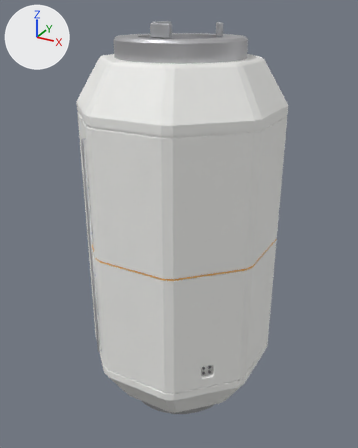
The glTF model models/station/ax_station_02_compact_hab.glb, before and after one commit.
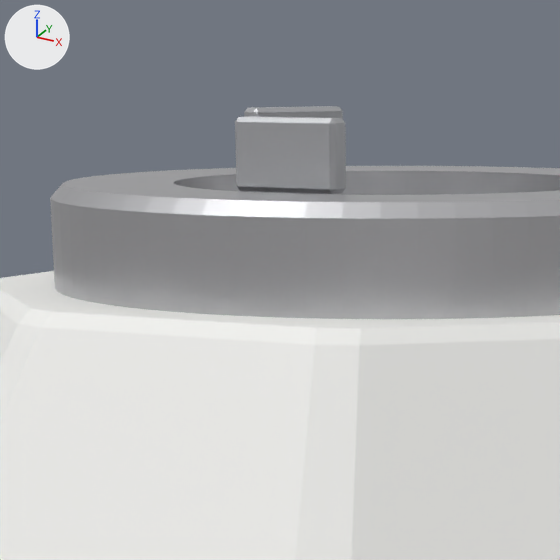
The first picture shows the older version from a camera (50 mm lens) standing at (3.04, -5.56, 2.91) and looking at (-0.04, 0.03, 0.11). The close-ups show the older and then the newer version on the part from 29% to 60% of the width and 0% to 25% of the height of that picture. Only the edits that show in the close-ups are written down. Lighting does not change. The marker at upper left points along +X, +Y and +Z. Vertices at exactly the same position are counted once.

Names of what the first close-up shows: 'port_top', 'port_top_petals', 'pressure_hull'.
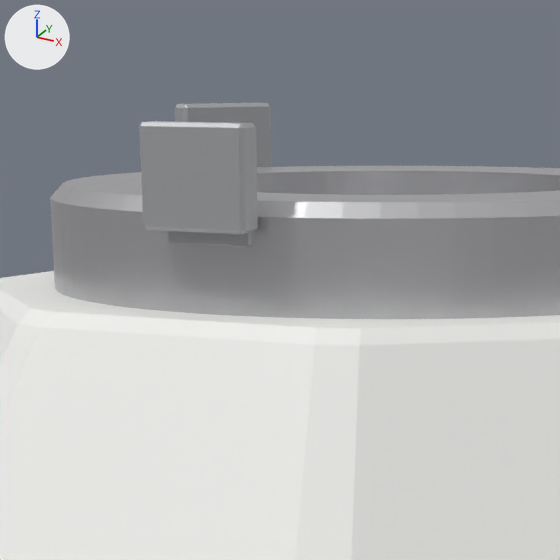
Where the change shows, as pixel boxes (x1, y1, x2, y2) in the close-ups (560 x 560 px):
'port_top_petals', reshaped: before (235, 106, 346, 194); after (139, 103, 271, 247)
part 1 of me_ax_station_02_compact_hab_port_top_petals, reshaped: before (244, 106, 343, 119); after (175, 103, 271, 167)
part 2 of me_ax_station_02_compact_hab_port_top_petals, added: after (139, 121, 258, 247)
part 3 of me_ax_station_02_compact_hab_port_top_petals, deleted: before (235, 116, 346, 194)

Patch to the scene script:
```diff
--- a/models/station/ax_station_02_compact_hab.glb.py
+++ b/models/station/ax_station_02_compact_hab.glb.py
@@ me_ax_station_02_compact_hab_port_top_petals @@
 # used by ob_port_top_petals; location = (0.0, 0.0, 0.0)
-me_ax_station_02_compact_hab_port_top_petals.from_pydata(...)  # 72 vertices, 132 faces; spans x -0.485..0.485, y -0.492..0.352, z 2.58..2.734
+me_ax_station_02_compact_hab_port_top_petals.from_pydata(...)  # 162 vertices, 312 faces; spans x -0.812..0.812, y -0.868..0.541, z 2.49..2.734
+# me_ax_station_02_compact_hab_port_top_petals part 1: 24 vertices removed from x -0.485..-0.311, y 0.108..0.352, z 2.58..2.734; 54 vertices added at x -0.812..-0.633, y 0.295..0.541, z 2.49..2.734
+# me_ax_station_02_compact_hab_port_top_petals part 2: 54 vertices added at x -0.128..0.128, y -0.868..-0.788, z 2.49..2.734
+# me_ax_station_02_compact_hab_port_top_petals part 3: 24 vertices removed from x -0.128..0.128, y -0.492..-0.428, z 2.58..2.734
+# other edits to the shape of me_ax_station_02_compact_hab_port_top_petals do not show in these pictures
 me_ax_station_02_compact_hab_port_top_petals.materials.append(mat_grey)
```
